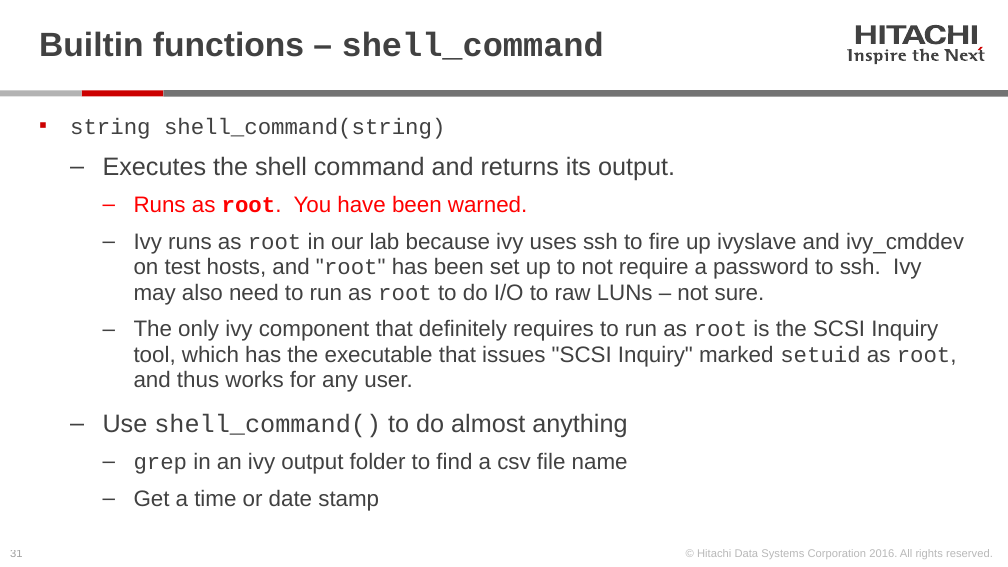
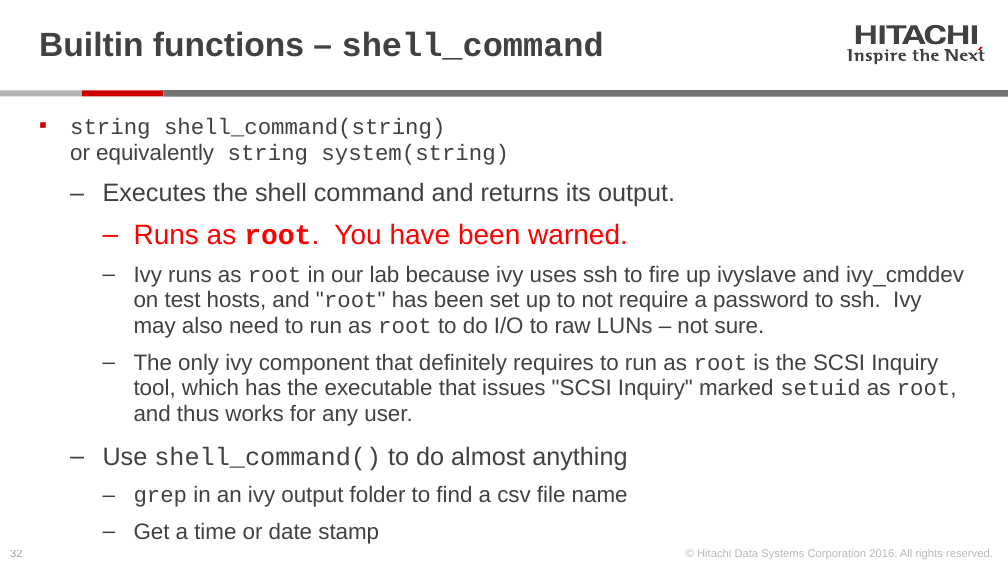
Before and after one commit to Hitachi-Data-Systems/ivy, a slide deck: slide 32 of doc/ivyscript reference.pptx (slide 31 before the commit). Drawn at 1008x567 pixels with LibreOffice and Linux fonts; fonts in the diff are those of the drawing. Boxes give left, top, right and bottom in pixels: in the first picture for what was removed or moved away, otherwise in the second. Text is boxed around its words. In the diff, an @@ line names an element or a change of style, - is before the commit and + after.

```diff
--- a/doc/ivyscript reference.pptx
+++ b/doc/ivyscript reference.pptx
@@ text at bbox=[70, 117, 509, 165]: text changed @@
-▪ string shell_command(string)
+▪ string shell_command(string)
+  or equivalently string system(string)
@@ text at bbox=[134, 223, 628, 245]: size 16 to 20 pt in "Runs as root. You have been warned." @@
@@ page number at bbox=[10, 550, 22, 557]: text changed @@
-31
+32
```
Also in this commit, not shown: 3 other slides changed, 1 slide added, 6 other files.
